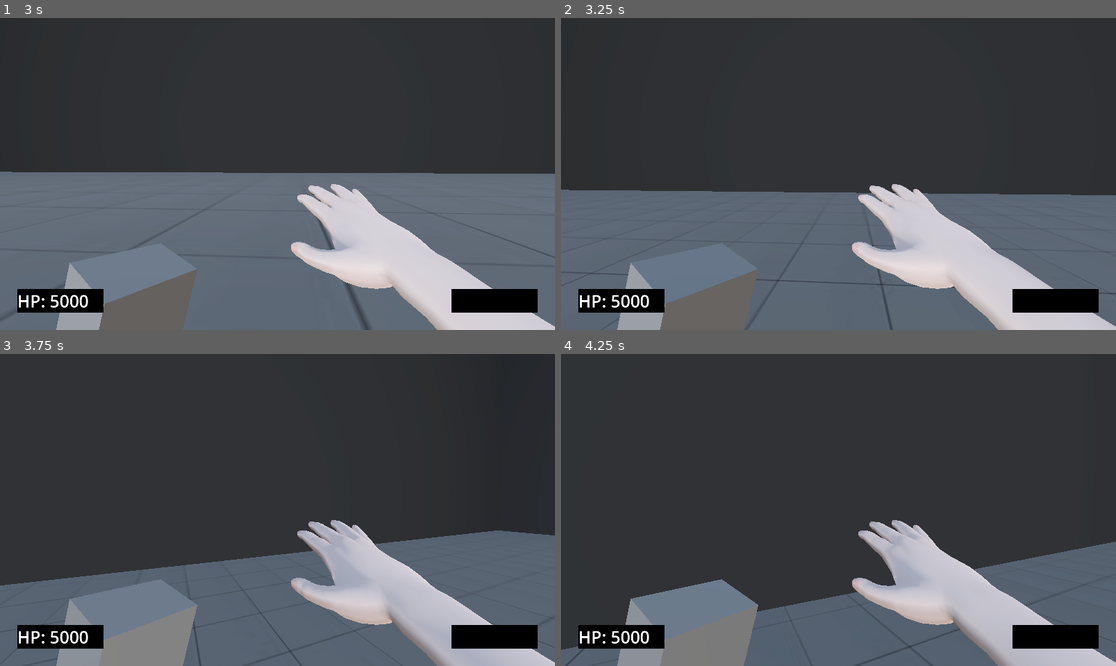
Above: before the commit, frames 1-4 (two rows, left to right).
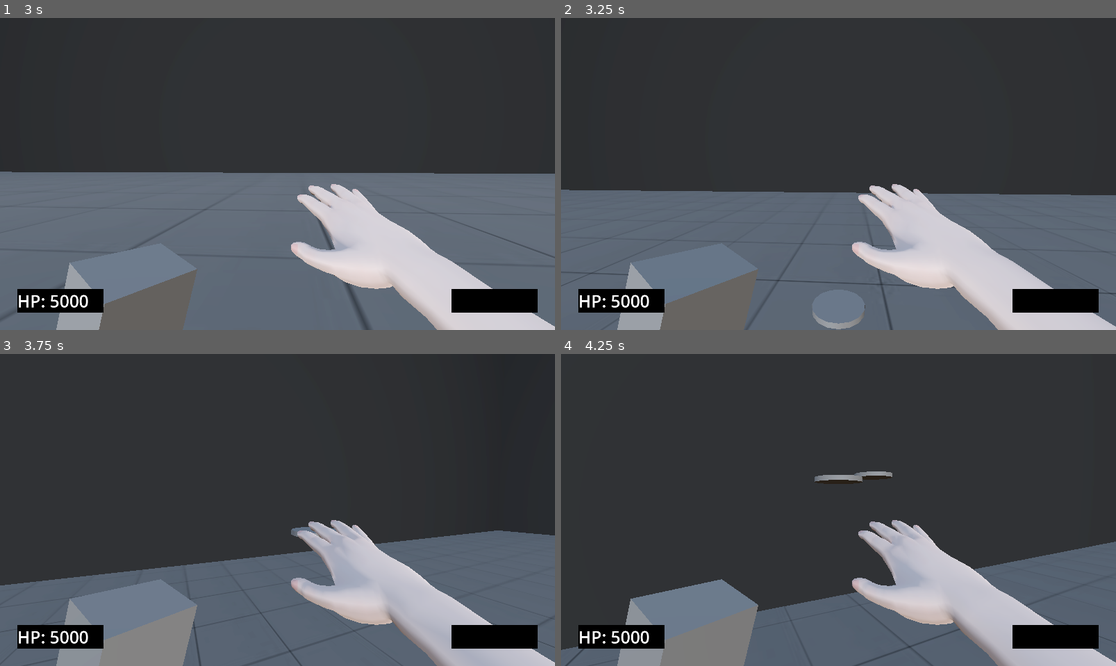
Above: after the commit, the same moments.

Repository: fantasticyeyplustiger/fantastic-boss-fight
Game: Godot game, scene res://Level/Level.tscn
Two runs of this game, one before a commit and one after it. Both use one fixed random seed, a clock stepped at 60 frames per second and the inputs below.
Inputs (mouse positions are in pixels of both pictures, inside the frame that each line leads up to):
- Up to frame 1 (3 s): move the mouse to (305, 174) at 0.52 s; press the mouse at (305, 174) at 0.53 s; hold W (up) from 0.53 s (still down); tap Space (jump) at 0.77, 1.52 s; tap Shift (dash) at 0.8, 1.35 s; move the mouse to (249, 174) at 1.27 s; release the mouse at (249, 174) at 1.28 s; tap 5 (orb) at 1.55 s; move the mouse to (288, 167) at 2.02 s; hold 5 (orb) 2.03-2.78 s; tap 3 (saw) at 2.3, 2.85 s; move the mouse to (271, 180) at 2.77 s
- Up to frame 2 (3.25 s): keep holding W (up); tap Space (jump) at 3.02 s; click (832, 180) at 3.05 s
- Up to frame 3 (3.75 s): keep holding W (up); move the mouse to (316, 513) at 3.52 s; press the mouse at (316, 513) at 3.53 s
- Up to frame 4 (4.25 s): keep holding W (up); tap Space (jump) at 3.77 s; tap Shift (dash) at 3.8 s

Frame 1 is identical in both runs. In frame 2, 0.2% of the frame differs, in the area x 45-55%, y 91-100%; in frame 3, less than 0.1%; in frame 4, 0.4%, in the area x 45-60%, y 37-42%.

Commit message:
saw blade semi implemented with ricochet

Diff:
--- a/fantastic-boss-fight/Boss.gd
+++ b/fantastic-boss-fight/Boss.gd
@@ -1,6 +1,11 @@
 extends CharacterBody3D
 
 class_name Boss
+
+'''
+Has a whole bunch of utility functions for bosses to use.
+Note: This class assumes that the floor's Y position is always 0.0
+'''
 
 const LOW_DAMAGE : float = 15.0
 const MED_DAMAGE : float = 30.0
@@ -33,11 +38,42 @@
 var should_look_at_player : bool = false
 var parrying : bool = false
 
-#region Utility functions
+## Movement logic.
+func _physics_process(delta: float) -> void:
+
+	# Prevent constant attack calls
+	if not attacking:
+		attacking = true
+		choose_attack()
+	# Shouldn't walk towards player while attacking
+	elif can_walk:
+		walk_towards_player()
+
+	# Difference between look_at_player() is that this includes X and Z rotation
+	if should_look_at_player:
+		look_at(Global.player_position + PLAYER_HEAD_POSITION)
+
+	if dashing:
+
+		if should_fall:
+			velocity.y -= GRAVITY * delta
+
+		move_and_slide()
+
+	elif not can_walk and should_fall:
+		velocity = Vector3.ZERO
+		velocity.y -= GRAVITY * delta
+
+	Global.boss_position = global_position
+
+
+func choose_attack() -> void:
+	assert(false, "Please override choose_attack()!")
+
 
 ## Predicts where the player will be at x seconds and makes boss go in front of that position.
-func go_to_predicted_position_at_seconds(seconds : float) -> void:
-	var predicted_position : Vector3 = Global.predict_player_position_at_seconds_for_boss(seconds)
+func go_to_predicted_position_at_seconds(seconds_to_wait : float) -> void:
+	var predicted_position : Vector3 = Global.predict_player_position_at_seconds_for_boss(seconds_to_wait)
 	position = predicted_position
 
 ## Makes the boss dash towards the position at a high speed.
@@ -53,8 +89,8 @@
 	velocity = (direction * SPRINT_SPEED) * 1.5
 
 ## Makes the boss go to the ground and dash towards another position on the ground.
-# Also makes the boss look at that direction.
-# 'target_position' does not need its y-value set to 0.
+## Also makes the boss look at that direction.
+## 'target_position' does not need its y-value set to 0.
 func dash_towards_on_ground(target_position : Vector3) -> void:
 	global_position.y = 0.0
 
@@ -63,6 +99,7 @@
 	dash_towards(ground_target)
 
 ## Makes the boss walk towards the player.
+## Doesn't play the walk animation automatically.
 func walk_towards_player() -> void:
 	var direction = get_2d_angle_to_player()
 	# play walk animation
@@ -74,10 +111,11 @@
 	move_and_slide()
 
 ## Rotates the boss' y-axis to look at the player.
-# Forces boss' x and z rotation axis to be 0.
+## Forces boss' x and z rotation axis to be 0.
 func look_at_player() -> void:
 
-	if global_position.cross(Global.player_position).is_zero_approx(): # Attempt to fix look_at issue.
+	# Attempt to fix look_at issue.
+	if global_position.cross(Global.player_position).is_zero_approx():
 		return
 
 	look_at(Global.player_position)
@@ -85,7 +123,7 @@
 	rotation.z = 0
 
 ## Gets the angle from the boss' position to the player on a flat plane.
-# IGNORES Y POSITION.
+## IGNORES Y POSITION.
 func get_2d_angle_to_player() -> Vector3:
 	var vector2_pos = Vector3(global_position.x, 0.0, global_position.z)
 	var vector2_player_pos = Vector3(Global.player_position.x, 0.0, Global.player_position.z)
@@ -106,12 +144,48 @@
 	return (boss_position - player_position).length()
 
 ## Resets 'attacking' after the amount of seconds inputted to be false.
-func set_atk_cooldown_in_seconds(seconds : float) -> void:
-	await get_tree().create_timer(seconds).timeout
+func set_atk_cooldown_in_seconds(seconds_to_wait : float) -> void:
+	await seconds(seconds_to_wait)
 	attacking = false
 
 ## Resets 'can_walk' after the amount of seconds inputted to be true.
-func can_walk_again_in_seconds(seconds : float) -> void:
-	await get_tree().create_timer(seconds).timeout
+func can_walk_again_in_seconds(seconds_to_wait : float) -> void:
+	await seconds(seconds_to_wait)
 	can_walk = true
-#endregion
+
+## Switches 'visible' of trail to be the opposite state.
+## Also edits the length to make trail emitting less noticeable when visible is true again.
+func toggle_trail(trail : GPUTrail3D) -> void:
+	trail.visible = not trail.visible
+
+	if not trail.length <= 1:
+		trail.length = 1
+	else:
+		trail.length = 60 # Frames.
+
+## Switches 'disabled' of collision to be the opposite state.
+func toggle_hitbox(collision : CollisionShape3D) -> void:
+	collision.set_deferred("disabled", not collision.disabled)
+
+## Switches 'disabled' of collision to be the opposite state for 'seconds_to_wait'.
+## After that period of time, collision will switch back.
+## i.e. toggle_hitbox_on_for_seconds(collision, 2.0)
+## collision.disabled = true at the start
+## collision.disabled = false
+## wait 2.0 seconds
+## collision.disabled = true again
+func toggle_hitbox_on_for_seconds(collision : CollisionShape3D, seconds_to_wait : float) -> void:
+	toggle_hitbox(collision)
+
+## Waits n seconds.
+## IMPORTANT: MUST USE 'await' KEYWORD FOR PROPER USAGE
+## Example: await seconds(1).
+func seconds(n : float) -> void:
+	await get_tree().create_timer(n).timeout
+
+## Waits n milliseconds.
+## IMPORTANT: MUST USE 'await' KEYWORD FOR PROPER USAGE
+## Example: await milliseconds(1).
+## seconds() is more efficient, but the difference is so small it doesn't matter.
+func milliseconds(n : float) -> void:
+	await seconds(n / 1000)
--- a/fantastic-boss-fight/Boss/IceCreamBoss.gd
+++ b/fantastic-boss-fight/Boss/IceCreamBoss.gd
@@ -31,33 +31,6 @@
 
 	set_atk_cooldown_in_seconds(2.0)
 
-func _physics_process(delta: float) -> void:
-
-	# Prevent constant attack calls
-	if not attacking:
-		attacking = true
-		choose_attack()
-	# Shouldn't walk towards player while attacking
-	elif can_walk:
-		walk_towards_player()
-
-	# Difference between look_at_player() is that this includes X and Z rotation
-	if should_look_at_player:
-		look_at(Global.player_position + PLAYER_HEAD_POSITION)
-
-	if dashing:
-
-		if should_fall:
-			velocity.y -= GRAVITY * delta
-
-		move_and_slide()
-
-	elif not can_walk and should_fall:
-		velocity = Vector3.ZERO
-		velocity.y -= GRAVITY * delta
-
-	Global.boss_position = global_position
-
 func choose_attack() -> void:
 
 	var attack_cooldown : float
@@ -295,17 +268,3 @@
 	await get_tree().create_timer(0.1).timeout # ATTACK COOLDOWN
 
 #endregion
-
-## Switches 'visible' of trail to be the opposite state.
-# Also edits the length to make trail emitting less noticeable when visible is true again.
-func toggle_trail(trail : GPUTrail3D) -> void:
-	trail.visible = not trail.visible
-
-	if not trail.length <= 1:
-		trail.length = 1
-	else:
-		trail.length = 60 # Frames.
-
-## Switches 'disabled' of collision to be the opposite state.
-func toggle_hitbox(collision : CollisionShape3D) -> void:
-	collision.set_deferred("disabled", not collision.disabled)
--- a/fantastic-boss-fight/Global.gd
+++ b/fantastic-boss-fight/Global.gd
@@ -14,9 +14,13 @@
 # Location where boss should appear in front of the player.
 var boss_to_player : Vector3
 
+# In radians.
 var player_rotation : Vector3
+
 var player_velocity : Vector3
 var player_target_position : Vector3
+
+# is_on_floor()
 var player_in_air : bool
 
 # Allows projectiles to home into boss.
--- a/fantastic-boss-fight/Level/SpawnObject.gd
+++ b/fantastic-boss-fight/Level/SpawnObject.gd
@@ -1,4 +1,15 @@
 extends Node3D
+
+'''
+
+This script essentially spawns an object at a given position (and maybe angle) whenever needed.
+Mainly used for spawning shockwaves and globally placed attacks.
+
+Methods don't have "spawn" in their names, as the script name itself makes it self-explanatory.
+
+'''
+
+
 
 # Preload all of the meshes since they're going to be loaded in at some point anyway.
 @onready var ground_shockwave_mesh = preload("res://Level/SpawnedObjects/GroundShockwave.tscn")
@@ -16,11 +27,6 @@
 #@onready var mortar_attack = preload("res://Level/SpawnedObjects/Bombardment.tscn")
 #@onready var sword_attack = preload("res://Level/SpawnedObjects/GroundSwordSlash.tscn")
 #endregion
-
-## This script essentially spawns an object at a given position (and maybe angle) whenever needed.
-## Mainly used for spawning shockwaves and globally placed attacks.
-#
-## Methods don't have "spawn" in their names, as the script name itself makes it self-explanatory.
 
 #region shockwaves
 func ground_shockwave(target_position : Vector3) -> void:
--- a/fantastic-boss-fight/Player/WeaponProjectiles/SawBlade.gd
+++ b/fantastic-boss-fight/Player/WeaponProjectiles/SawBlade.gd
@@ -9,8 +9,77 @@
 	buffs.ORB_SLICED : 0.75
 }
 
+## How many times it can hit an enemy without dying.
+const BASE_ATK_DURABILITY : float = 3.0
+## Environment durability, i.e. how many times it can hit the wall or floor without breaking.
+const BASE_ENVIRON_DURABILITY : float = 20.0
+## In seconds.
+const BASE_MAX_ORBIT_TIME : float = 7.5
+const BASE_SPEED : float = 35.0
+
+var current_velocity : Vector3
+var current_buff_stack : float = 1.0
+
+var max_orbit_time : float = BASE_MAX_ORBIT_TIME
+var orbit_time : float
+var damage : float
+var environment_durability : float = BASE_ENVIRON_DURABILITY
+var attack_durability : float = BASE_ATK_DURABILITY
+
+var can_orbit : bool = true
+
+
+
 func _ready() -> void:
-	pass
+	rotation = Global.player_rotation
+	var target_position : Vector3 = $Pivot/VelocityDirection.global_position
 
-func initialize(spawn_position : Vector3) -> void:
-	pass
+	velocity = BASE_SPEED * (target_position - $Pivot.global_position)
+	current_velocity = velocity
+
+## Moves and ricochets.
+func _physics_process(delta: float) -> void:
+	move_and_slide()
+
+	if $EnvironmentRay.is_colliding():
+		ricochet()
+
+	can_orbit = orbit_time < max_orbit_time
+
+	if can_orbit:
+		orbit_time += delta
+
+func initialize(spawn_position : Vector3, new_damage : float) -> void:
+	position = spawn_position
+	damage = new_damage
+
+## Ricochets the sawblade when it hits a surface from the environment.
+## i.e. a wall or a floor.
+func ricochet() -> void:
+	var saw_direction : Vector3 = velocity.normalized()
+	var surface_normal : Vector3 = $EnvironmentRay.get_collision_normal()
+
+	var new_saw_direction : Vector3 = saw_direction.bounce(surface_normal)
+
+	look_at(global_position + new_saw_direction)
+
+	$EnvironmentRay.force_raycast_update()
+
+	environment_durability -= 1.0
+	velocity = (BASE_SPEED * current_buff_stack) * new_saw_direction.normalized()
+
+## Implement this later.
+func damage_enemy(_body: Node3D) -> void:
+
+	# damage the enemy here
+
+	attack_durability -= 1.0
+
+func add_buff(buff : buffs) -> void:
+	damage += ADD_BUFF_DMG[buff]
+	max_orbit_time *= 1.5
+
+	if buff == buffs.PUNCHED:
+		current_buff_stack += 1.0
+	elif buff == buffs.RAILGUN:
+		current_buff_stack += 2.0
--- a/fantastic-boss-fight/Player/WeaponProjectiles/SawBlade.tscn
+++ b/fantastic-boss-fight/Player/WeaponProjectiles/SawBlade.tscn
@@ -8,12 +8,36 @@
 
 [sub_resource type="CylinderShape3D" id="CylinderShape3D_6juo4"]
 height = 0.1
+radius = 0.2
+
+[sub_resource type="CylinderShape3D" id="CylinderShape3D_wpmvy"]
+height = 0.15
+radius = 0.55
 
 [node name="SawBlade" type="CharacterBody3D"]
+collision_layer = 0
+collision_mask = 0
 script = ExtResource("1_6juo4")
 
 [node name="MeshInstance3D" type="MeshInstance3D" parent="."]
 mesh = SubResource("CylinderMesh_fkjgd")
 
-[node name="CollisionShape3D" type="CollisionShape3D" parent="."]
+[node name="EnvironmentCollision" type="CollisionShape3D" parent="."]
 shape = SubResource("CylinderShape3D_6juo4")
+
+[node name="HitEnemyArea" type="Area3D" parent="."]
+collision_layer = 8
+collision_mask = 4
+
+[node name="CollisionShape3D" type="CollisionShape3D" parent="HitEnemyArea"]
+shape = SubResource("CylinderShape3D_wpmvy")
+
+[node name="EnvironmentRay" type="RayCast3D" parent="."]
+target_position = Vector3(0, 0, -2.5)
+
+[node name="Pivot" type="Node3D" parent="."]
+
+[node name="VelocityDirection" type="Node3D" parent="Pivot"]
+transform = Transform3D(1, 0, 0, 0, 1, 0, 0, 0, 1, 0, 0, -1)
+
+[connection signal="body_entered" from="HitEnemyArea" to="." method="damage_enemy"]
--- a/fantastic-boss-fight/Player/Weapons.gd
+++ b/fantastic-boss-fight/Player/Weapons.gd
@@ -45,6 +45,8 @@
 var pistol_trail_LMB = load("res://Player/WeaponProjectiles/PistolTrailLMB.tscn")
 var pistol_trail_RMB = load("res://Player/WeaponProjectiles/PistolTrailRMB.tscn")
 var railgun_trail = load("res://Player/WeaponProjectiles/RailgunTrail.tscn")
+
+var sawblade = load("res://Player/WeaponProjectiles/SawBlade.tscn")
 
 var weapon_size : int = weapons.size()
 var current_weapon : weapons = weapons.PISTOL
@@ -102,7 +104,7 @@
 			match current_weapon:
 				weapons.PISTOL: LMB_pistol()
 				weapons.SHOTGUN: pass
-				weapons.SAW: pass
+				weapons.SAW: LMB_saw()
 				weapons.RAILGUN: LMB_railgun()
 				weapons.ORB: pass
 
@@ -125,6 +127,15 @@
 	Global.emit_signal("hitscan", RMB_DAMAGES[weapons.PISTOL])
 
 	SpawnObject.pistol_explosion()
+
+
+func LMB_saw() -> void:
+	var new_sawblade = sawblade.instantiate()
+	new_sawblade.initialize(
+		Global.front_of_player + Vector3(0.0, 0.5, 0.0),
+		LMB_DAMAGES[weapons.SAW]
+	)
+	SpawnObject.add_child(new_sawblade)
 
 
 func LMB_railgun() -> void:
--- a/fantastic-boss-fight/TomoBoss/TomoBoss.gd
+++ b/fantastic-boss-fight/TomoBoss/TomoBoss.gd
@@ -5,10 +5,8 @@
 #var previous_attack : attacks
 #var current_attack : attacks = attacks.PUNCH_RUSH
 
-
-
 func _ready() -> void:
 	pass
 
-func _physics_process(delta: float) -> void:
-	pass
+func _physics_process(_delta: float) -> void:
+	super(_delta)
Not shown: 1 places in fantastic-boss-fight/Player/WeaponProjectiles/SawBlade.tscn that only renumber resources
